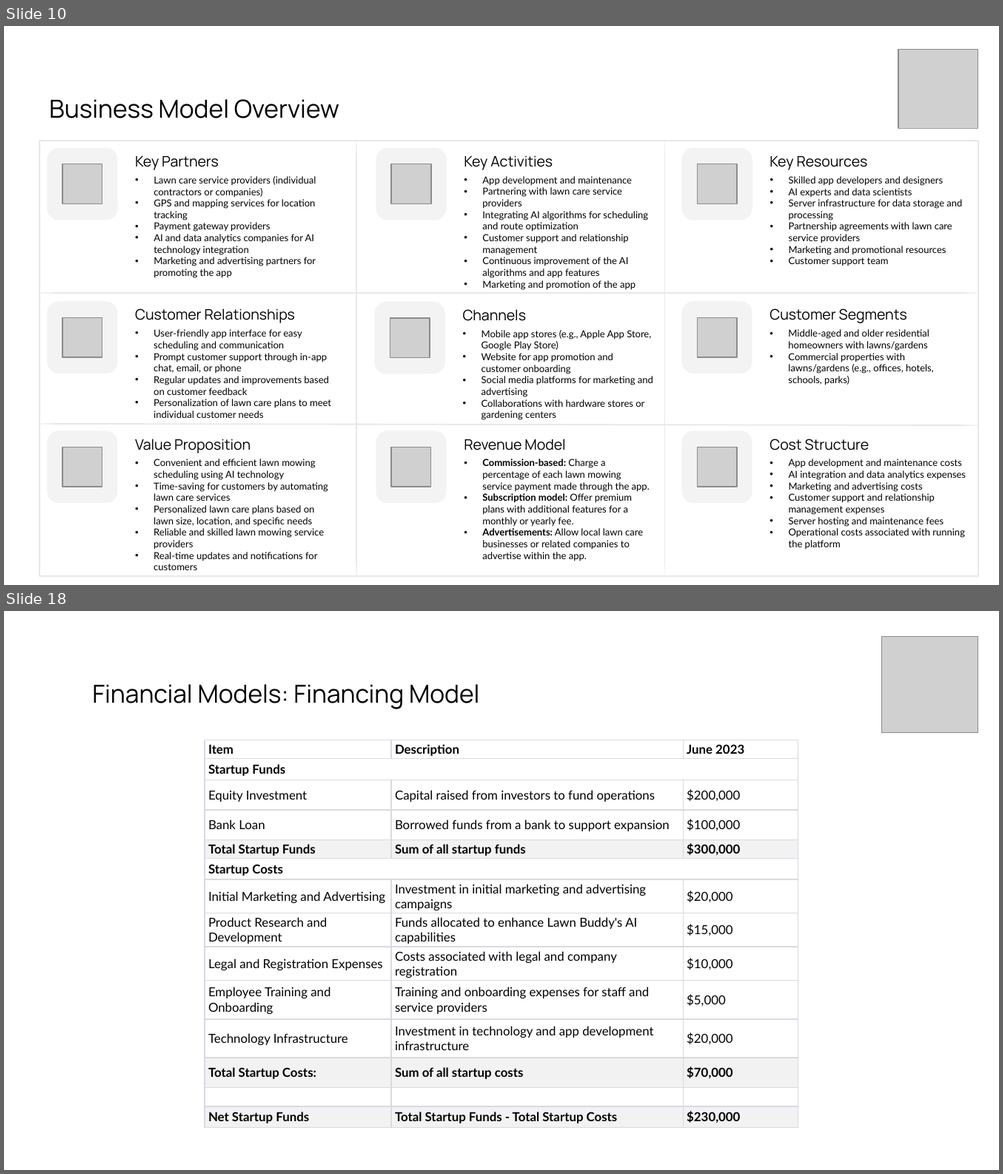
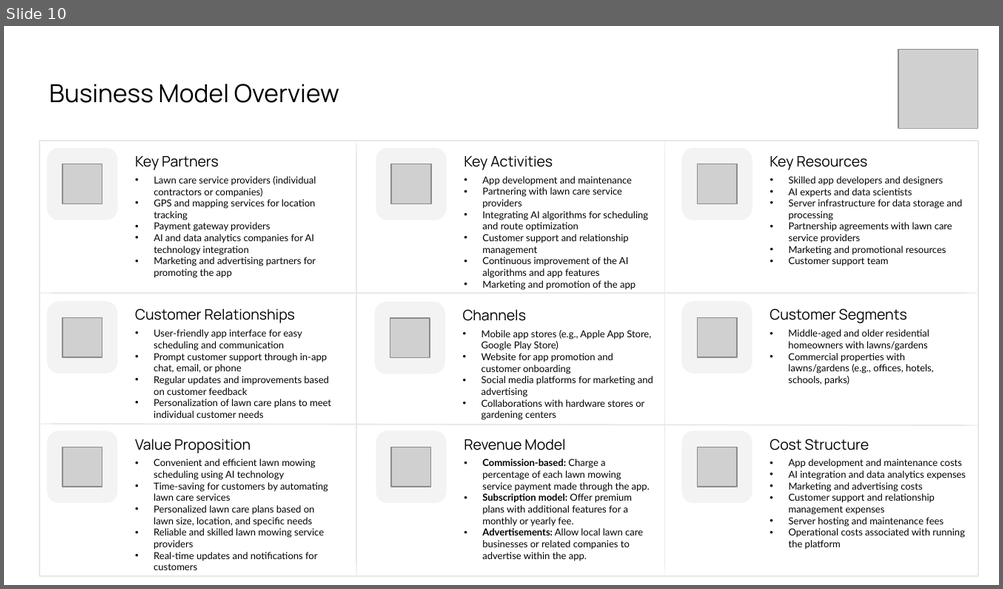
Before and after one commit to gasserahmed/VT-MIT, a slide deck: MGT5824-Tech-based Entrepreneurship/Assignments/Final Venture Concept Pitch/gasser18-final_pitch_slides.pptx. Shown one above the other, each under a label of ours: slides 10 and 18 before the commit, slide 10 after it; the slides between them are not shown. The pictures are 1003x1174 and 1003x589 pixels, drawn with LibreOffice and Linux fonts; fonts in the diff are those of the drawing; grey boxes stand for pictures. Boxes give left, top, right and bottom in pixels: in the first picture for what was removed or moved away, otherwise in the second. Text is boxed around its words. In the diff, an @@ line names an element or a change of style, - is before the commit and + after.

```diff
--- a/MGT5824-Tech-based Entrepreneurship/Assignments/Final Venture Concept Pitch/gasser18-final_pitch_slides.pptx
+++ b/MGT5824-Tech-based Entrepreneurship/Assignments/Final Venture Concept Pitch/gasser18-final_pitch_slides.pptx
@@ slide 18 removed at [4,611,999,1170], background #FFFFFF @@
@@ picture removed at [881,637,978,733] @@
@@ title removed at [92,684,479,709] @@
-Financial Models: Financing Model
@@ table removed at [205,741,798,1128], 14 rows, 3 columns @@
-Item | Description | June 2023
-Startup Funds |  | 
-Equity Investment | Capital raised from investors to fund operations | $200,000
-Bank Loan | Borrowed funds from a bank to support expansion | $100,000
-Total Startup Funds | Sum of all startup funds | $300,000
-Startup Costs |  | 
-Initial Marketing and Advertising | Investment in initial marketing and advertising campaigns | $20,000
-Product Research and Development | Funds allocated to enhance Lawn Buddy's AI capabilities | $15,000
-Legal and Registration Expenses | Costs associated with legal and company registration | $10,000
-Employee Training and Onboarding | Training and onboarding expenses for staff and service providers | $5,000
-Technology Infrastructure | Investment in technology and app development infrastructure | $20,000
-Total Startup Costs: | Sum of all startup costs | $70,000
- |  | 
-Net Startup Funds | Total Startup Funds - Total Startup Costs | $230,000
@@ slide 10 changed as well @@
@@ title "Business Model Overview": place and size @@
-title "Business Model Overview" at [49,99,339,118]
+title "Business Model Overview" at [49,84,339,103]
```
Also in this commit, not shown: 9 other slides changed, 1 slide added, 8 other slides removed, 1 other file.
